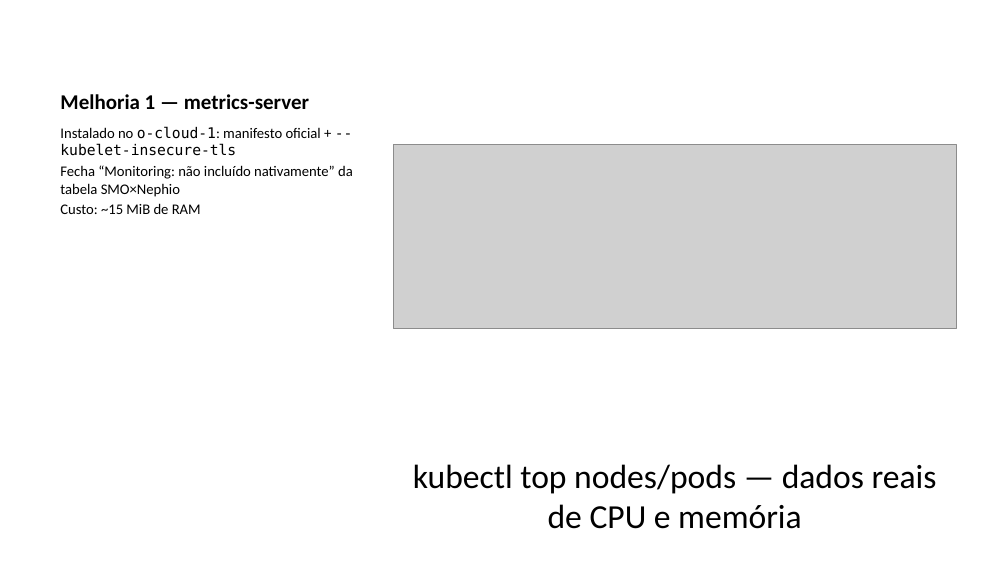
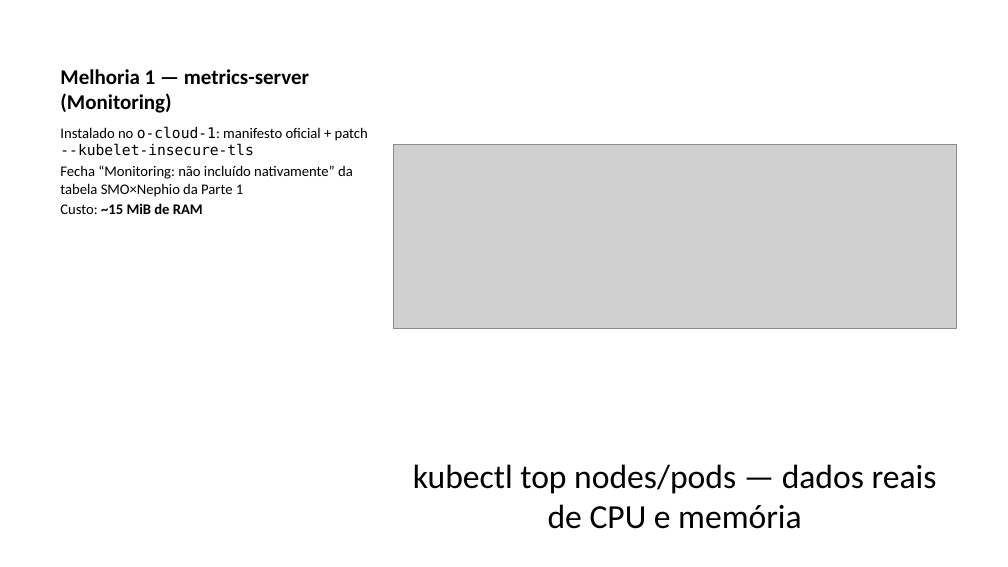
Before and after one commit to DiegoAbreuSWB/OpenRANCESARSMO, a slide deck: slide 22 of presentation/Parte2-Apresentacao-SMO-Nephio.pptx (slide 10 before the commit). Drawn at 1008x567 pixels with LibreOffice and Linux fonts; fonts in the diff are those of the drawing; grey boxes stand for pictures. Boxes give left, top, right and bottom in pixels: in the first picture for what was removed or moved away, otherwise in the second. Text is boxed around its words. In the diff, an @@ line names an element or a change of style, - is before the commit and + after.

Commit message:
docs: apresentação Parte 2 bem mais detalhada (15 -> 29 slides)
Pedido do usuário: mais detalhe, explicar o que foi feito/implementado/deixado de
fora, os experimentos individualmente, e o porquê de cada decisão.

- Cada um dos 6 experimentos originais ganha seu próprio slide (antes agrupados
  2-a-2), com comando, resultado real e o que prova.
- Novos slides de contexto/racional: objetivo da Parte 2, recap da tese da Parte 1,
  por que essas escolhas de ambiente, por que NFs simuladas (com a avaliação real
  de free5GC/UERANSIM/OAI que foi descartada), por que as 4 melhorias pós-entrega
  (a conversa real sobre O1/O2/A1/xApp/rApp que motivou o trabalho extra).
- Dois slides-resumo novos: "o que ficou de fora na entrega original" e "o que foi
  implementado x o que ficou de fora" (visão geral final).
- Reaproveita diagramas conceituais já existentes (nephio-arch, provisioning-flow)
  para as explicações de "como funciona" antes de cada bloco de experimentos.
- 29 slides, 10 imagens, notas de apresentador em todos.

```diff
--- a/presentation/Parte2-Apresentacao-SMO-Nephio.pptx
+++ b/presentation/Parte2-Apresentacao-SMO-Nephio.pptx
@@ title at [60,69,309,113]: text changed @@
-Melhoria 1 — metrics-server
+Melhoria 1 — metrics-server (Monitoring)
@@ text at [60,126,368,197]: text changed @@
-Instalado no o-cloud-1: manifesto oficial + --kubelet-insecure-tls
-Fecha “Monitoring: não incluído nativamente” da tabela SMO×Nephio
+Instalado no o-cloud-1: manifesto oficial + patch --kubelet-insecure-tls
+Fecha “Monitoring: não incluído nativamente” da tabela SMO×Nephio da Parte 1
@@ text at [60,203,203,214]: bold on in "~15 MiB de RAM" @@
```
Also in this commit, not shown: 13 other slides changed, 15 slides added, 1 slide removed, 2 other files.
